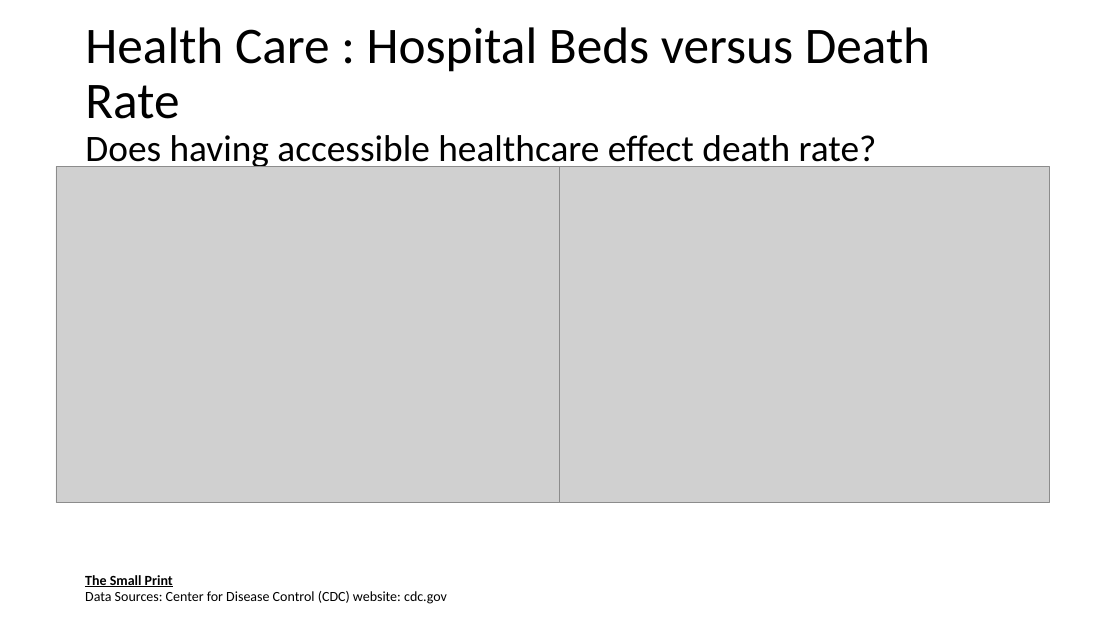
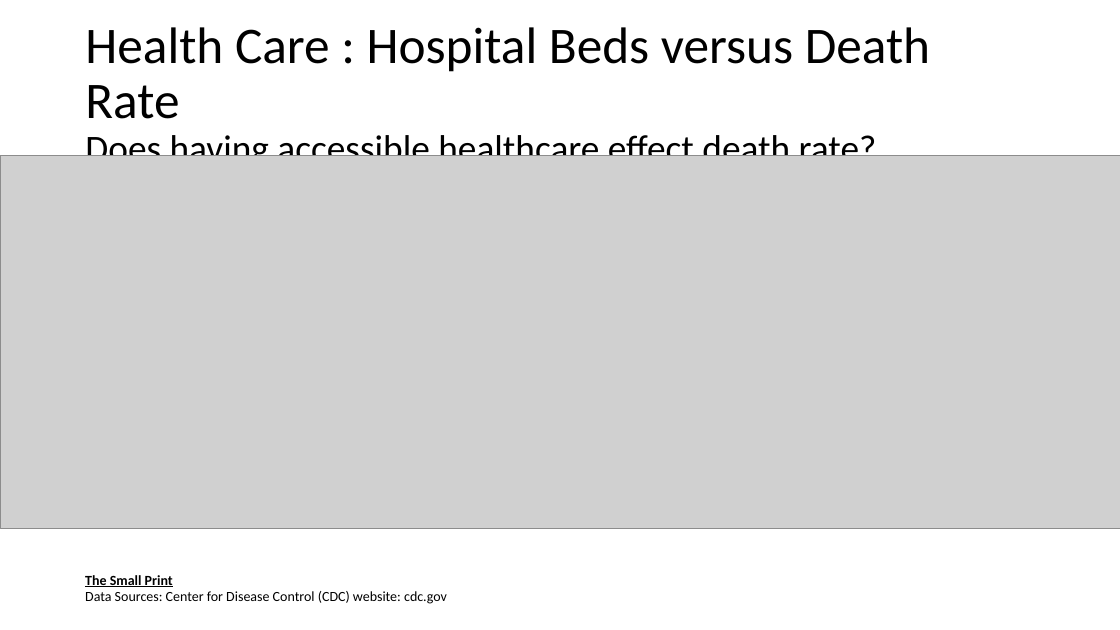
Before and after one commit to jenniecinelli/project_one, a slide deck: slide 9 of Folder0/Presentation.pptx. Drawn at 1120x630 pixels with LibreOffice and Linux fonts; fonts in the diff are those of the drawing; grey boxes stand for pictures. Boxes give left, top, right and bottom in pixels: in the first picture for what was removed or moved away, otherwise in the second. Text is boxed around its words. In the diff, an @@ line names an element or a change of style, - is before the commit and + after.

```diff
--- a/Folder0/Presentation.pptx
+++ b/Folder0/Presentation.pptx
@@ picture added at bbox=[0, 155, 1120, 528] @@
@@ picture removed at bbox=[56, 166, 560, 502] @@
@@ picture removed at bbox=[545, 166, 1049, 502] @@
```
Also in this commit, not shown: 1 other slide changed, 1 slide added, 7 other files.
